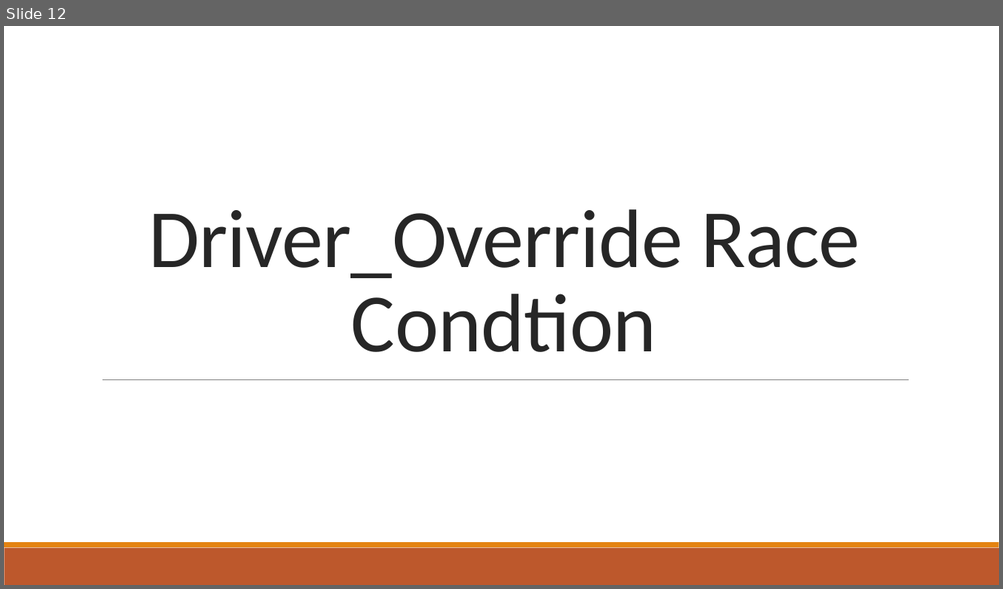
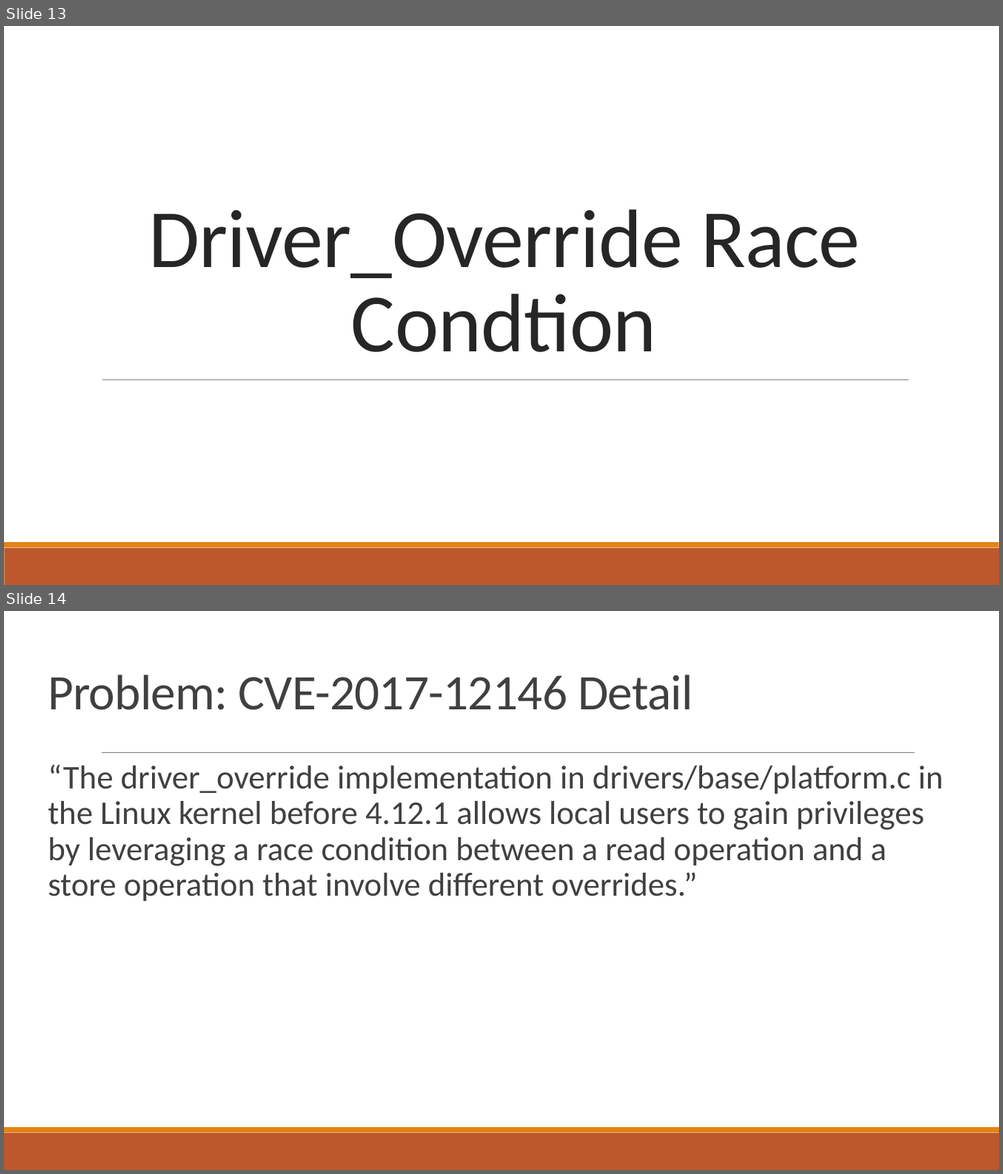
Before and after one commit to ttown386/PaVT-BST, a slide deck: doc/HW2/Tower Probe Race Condition.pptx. Shown one above the other, each under a label of ours: slide 12 before the commit, slides 13 and 14 after it. The pictures are 1003x589 and 1003x1174 pixels, drawn with LibreOffice and Linux fonts; fonts in the diff are those of the drawing. Boxes give left, top, right and bottom in pixels: in the first picture for what was removed or moved away, otherwise in the second. Text is boxed around its words. In the diff, an @@ line names an element or a change of style, - is before the commit and + after.

```diff
--- a/doc/HW2/Tower Probe Race Condition.pptx
+++ b/doc/HW2/Tower Probe Race Condition.pptx
@@ slide 14 added at [4, 611, 999, 1170], background #FFFFFF; not listed: 2 template elements that a slide beside it also shows @@
@@ title added at [48, 675, 693, 710], 36 pt, text #404040 @@
+Problem: CVE-2017-12146 Detail
@@ text added at [48, 765, 943, 902], 24 pt, text #404040 @@
+“The driver_override implementation in drivers/base/platform.c in the Linux kernel before 4.12.1 allows local users to gain privileges by leveraging a race condition between a read operation and a store operation that involve different overrides.”
@@ line added from (102, 753) to (914, 753), #808080 0.5 pt @@
@@ what was slide 12 is now slide 13 @@
```
Also in this commit, not shown: 4 slides changed, 12 other slides added, 1 slide removed.
